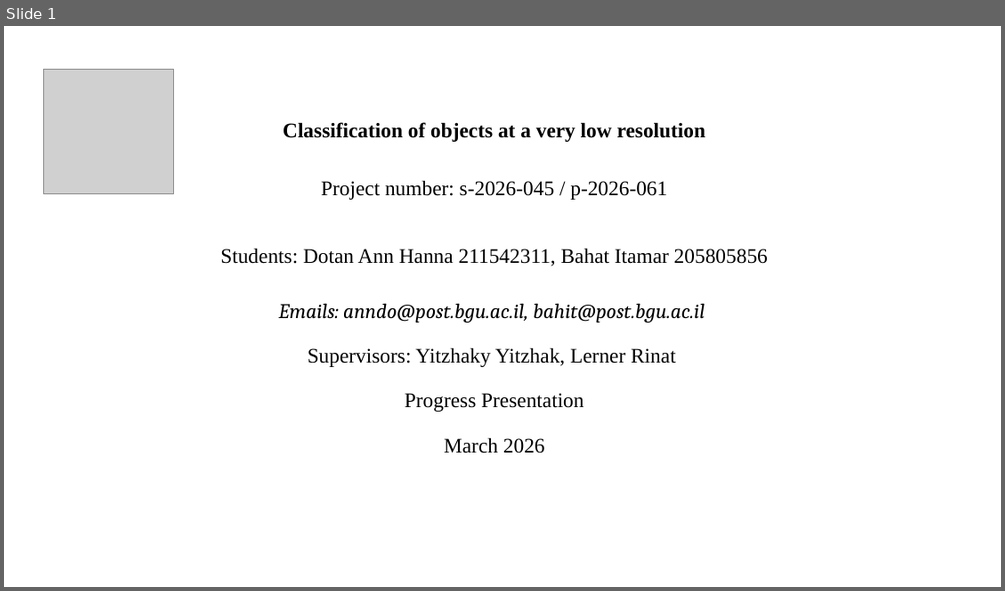
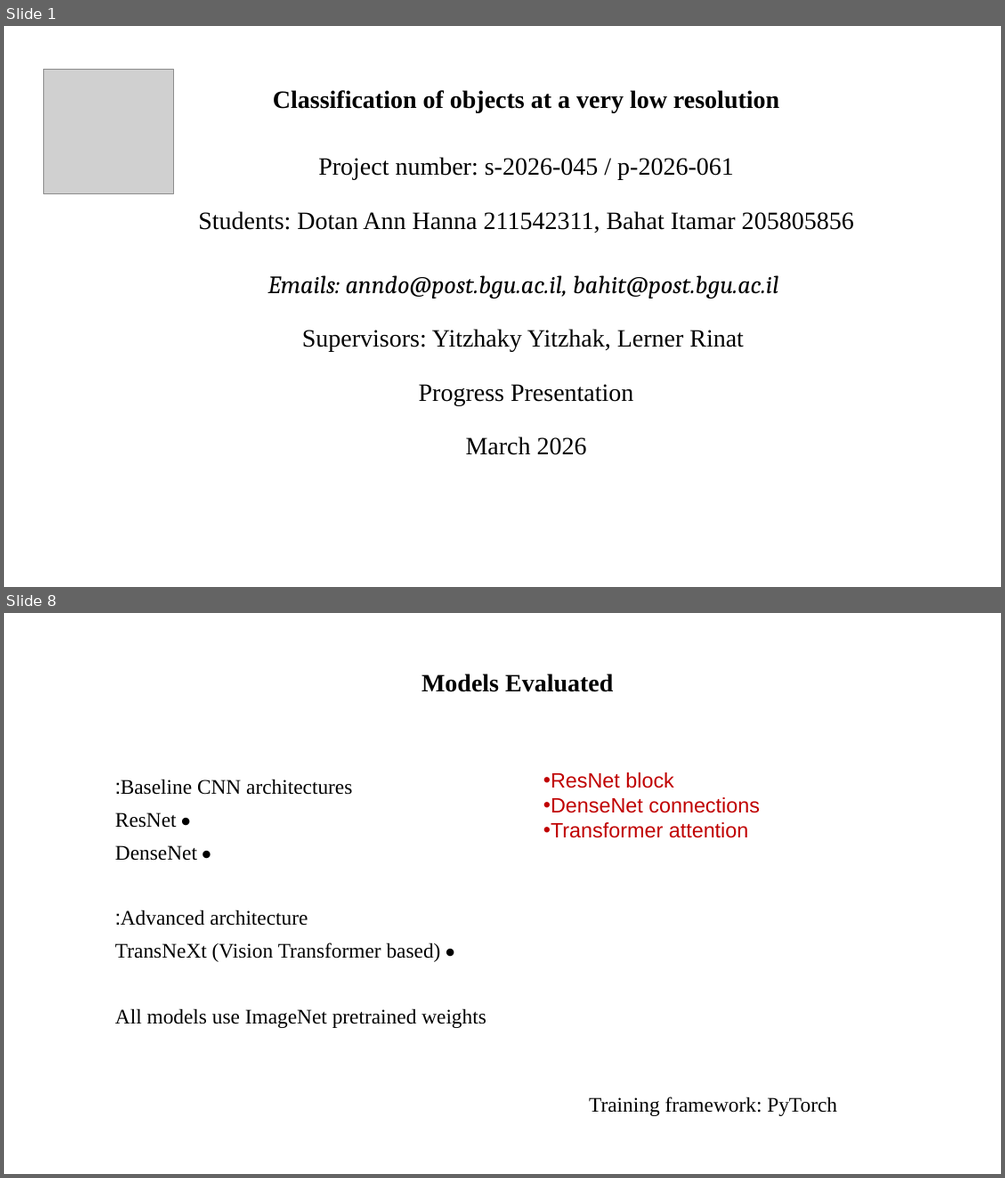
Before and after one commit to itamarbahat/NewFinalProject, a slide deck: docs/Progress_Presentation.pptx. Shown one above the other, each under a label of ours: slide 1 before the commit, slides 1 and 8 after it; the slides between them are not shown. The pictures are 1005x591 and 1005x1178 pixels, drawn with LibreOffice and Linux fonts; fonts in the diff are those of the drawing; grey boxes stand for pictures. Boxes give left, top, right and bottom in pixels: in the first picture for what was removed or moved away, otherwise in the second. Text is boxed around its words. In the diff, an @@ line names an element or a change of style, - is before the commit and + after.

```diff
--- a/docs/Progress_Presentation.pptx
+++ b/docs/Progress_Presentation.pptx
@@ slide 8 added at (x1=4, y1=613, x2=1001, y2=1174), background #FFFFFF @@
@@ subtitle added at (x1=421, y1=674, x2=613, y2=692), 24 pt, text #000000, bold @@
+Models Evaluated
@@ text added at (x1=543, y1=772, x2=760, y2=838), 20 pt, text #C00000 @@
+• ResNet block
+• DenseNet connections
+• Transformer attention
@@ text added at (x1=115, y1=779, x2=486, y2=1028), 20 pt, text #000000 @@
+Baseline CNN architectures:
+• ResNet
+• DenseNet
+Advanced architecture:
+• TransNeXt (Vision Transformer based)
+All models use ImageNet pretrained weights
@@ text added at (x1=589, y1=1096, x2=837, y2=1116), 20 pt, text #000000 @@
+Training framework: PyTorch
@@ slide 1 changed as well @@
@@ subtitle "Classification of objects at a ..." moved from (x1=220, y1=122, x2=768, y2=453) to (x1=198, y1=90, x2=854, y2=455) @@
@@ subtitle "Classification of objects at a ..." at (x1=198, y1=90, x2=854, y2=455): size 20 to 24 pt @@
```
Also in this commit, not shown: 13 other slides added, 10 slides removed, 8 other files.
